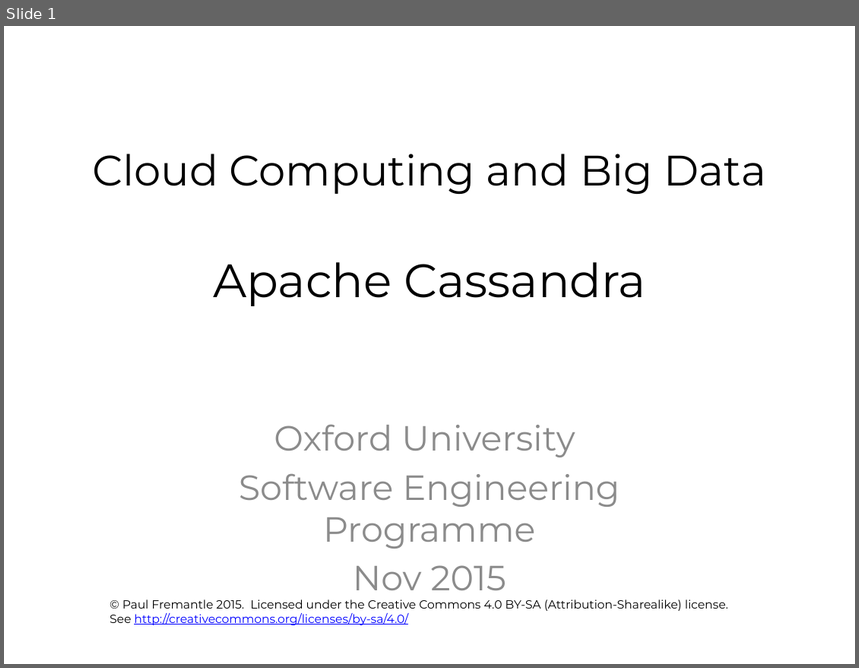
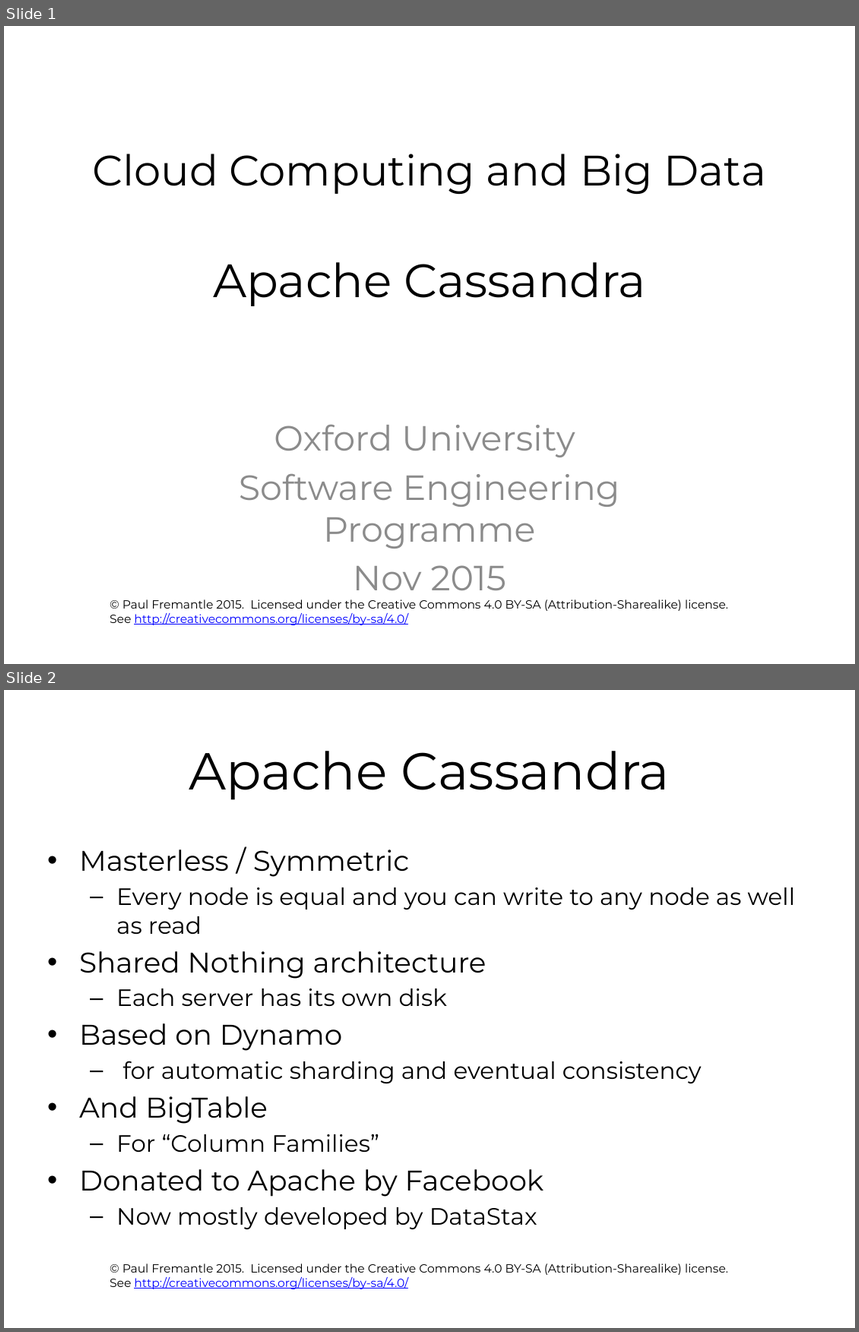
Before and after one commit to pzfreo/ox-clo, a slide deck: pres-source/09-Cassandra.pptx. Shown one above the other, each under a label of ours: slide 1 before the commit, slides 1 and 2 after it. The pictures are 859x668 and 859x1332 pixels, drawn with LibreOffice and Linux fonts; fonts in the diff are those of the drawing; background and template pictures are left out. Boxes give left, top, right and bottom in pixels: in the first picture for what was removed or moved away, otherwise in the second. Text is boxed around its words. In the diff, an @@ line names an element or a change of style, - is before the commit and + after.

```diff
--- a/pres-source/09-Cassandra.pptx
+++ b/pres-source/09-Cassandra.pptx
@@ slide 2 added at (4, 690, 855, 1328), background #FFFFFF; not listed: 1 template element that a slide beside it also shows @@
@@ title added at (189, 751, 671, 800), 44 pt, text #000000 @@
+Apache Cassandra
@@ text added at (79, 850, 796, 1230), 20 pt, text #000000 @@
+• Masterless / Symmetric
+  – Every node is equal and you can write to any node as well as read
+• Shared Nothing architecture
+  – Each server has its own disk
+• Based on Dynamo
+  – for automatic sharding and eventual consistency
+• And BigTable
+  – For “Column Families”
+• Donated to Apache by Facebook
+  – Now mostly developed by DataStax
```
Also in this commit, not shown: 22 other files.
